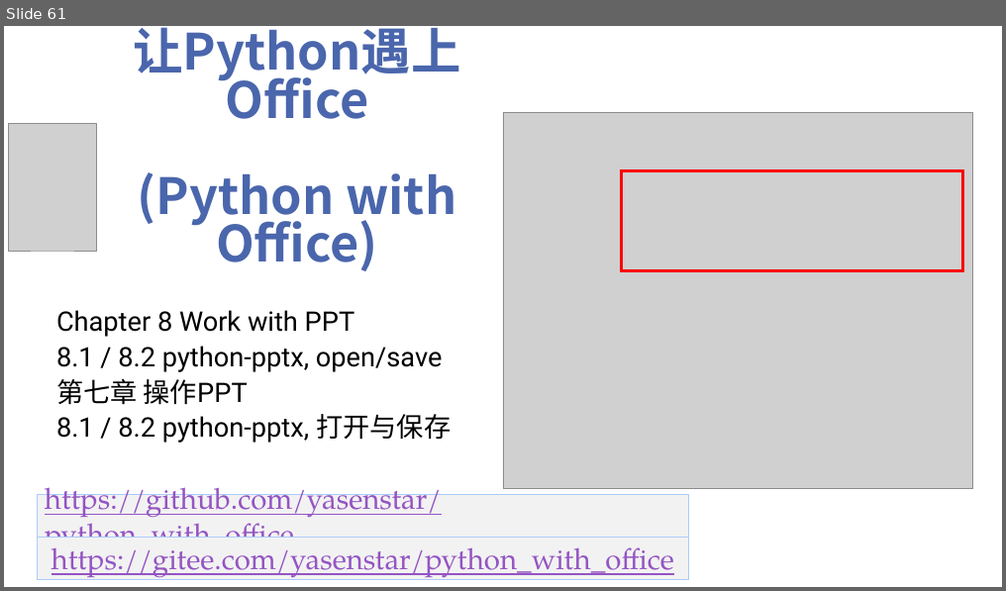
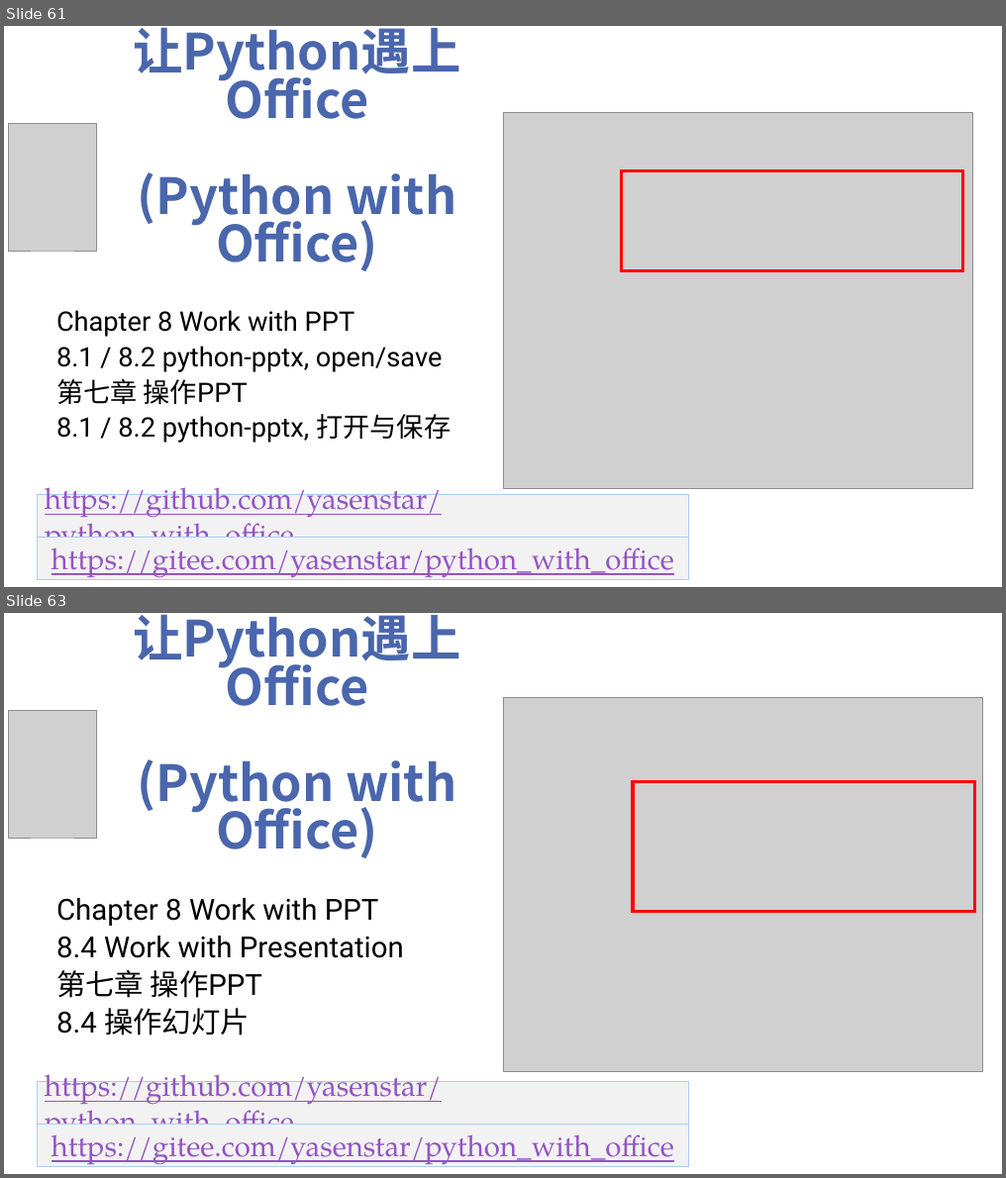
Before and after one commit to yasenstar/python_with_office, a slide deck: Python-with-Office-Video_Covers.pptx. Shown one above the other, each under a label of ours: slide 61 before the commit, slides 61 and 63 after it; the slides between them are not shown. The pictures are 1006x591 and 1006x1178 pixels, drawn with LibreOffice and Linux fonts; fonts in the diff are those of the drawing; grey boxes stand for pictures; background and template pictures are left out. Boxes give left, top, right and bottom in pixels: in the first picture for what was removed or moved away, otherwise in the second. Text is boxed around its words. In the diff, an @@ line names an element or a change of style, - is before the commit and + after.

```diff
--- a/Python-with-Office-Video_Covers.pptx
+++ b/Python-with-Office-Video_Covers.pptx
@@ slide 63 added at box(4, 613, 1002, 1174), background picture (left out) @@
@@ title added at box(133, 614, 460, 859), 48 pt, text #4A66AC, bold @@
+让Python遇上Office
+(Python with Office)
@@ picture added at box(503, 697, 982, 1071) @@
@@ picture added at box(9, 710, 96, 838) @@
@@ rectangle added at box(633, 781, 975, 911), outline #FF0000 3 pt @@
@@ subtitle added at box(56, 898, 404, 1036), 28 pt, text #000000 @@
+Chapter 8 Work with PPT
+8.4 Work with Presentation
+第七章 操作PPT
+8.4 操作幻灯片
@@ rectangle added at box(37, 1081, 688, 1124), fill #F2F2F2, outline #ACCBF9 0.75 pt, 28 pt, text #9454C3, underline @@
+https://github.com/yasenstar/python_with_office
@@ rectangle added at box(37, 1124, 688, 1167), fill #F2F2F2, outline #ACCBF9 0.75 pt, 28 pt, text #9454C3, underline @@
+https://gitee.com/yasenstar/python_with_office
```
Also in this commit, not shown: 1 other slide added, 3 other files.
